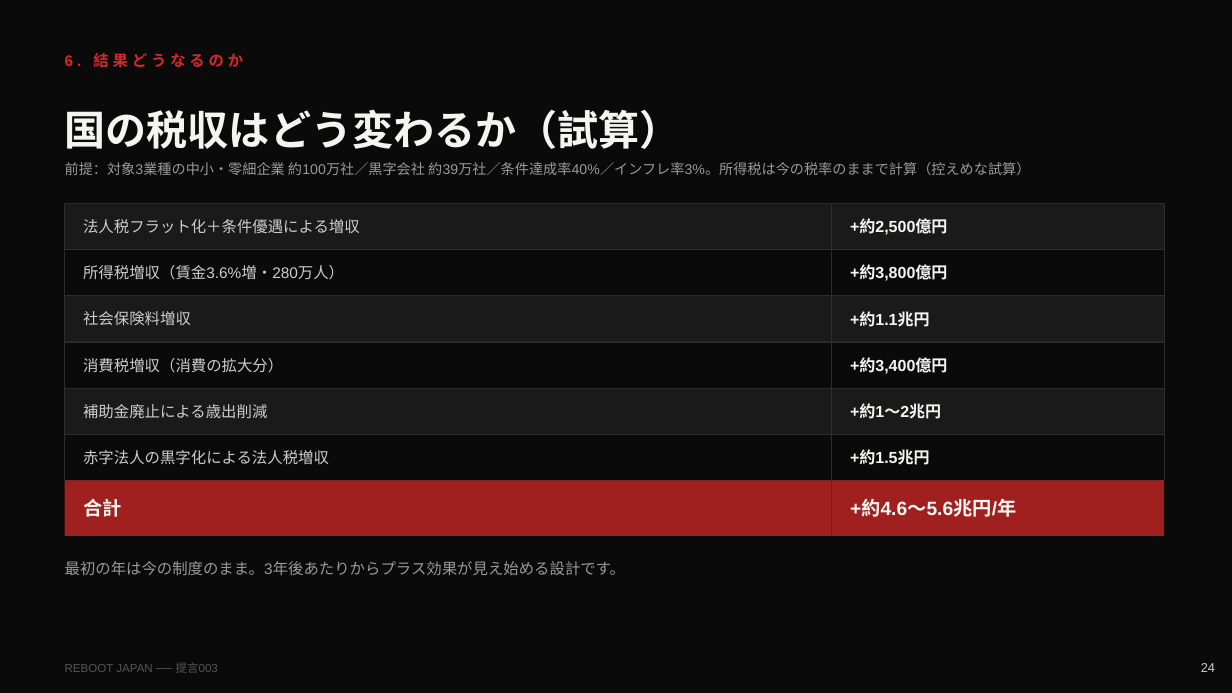
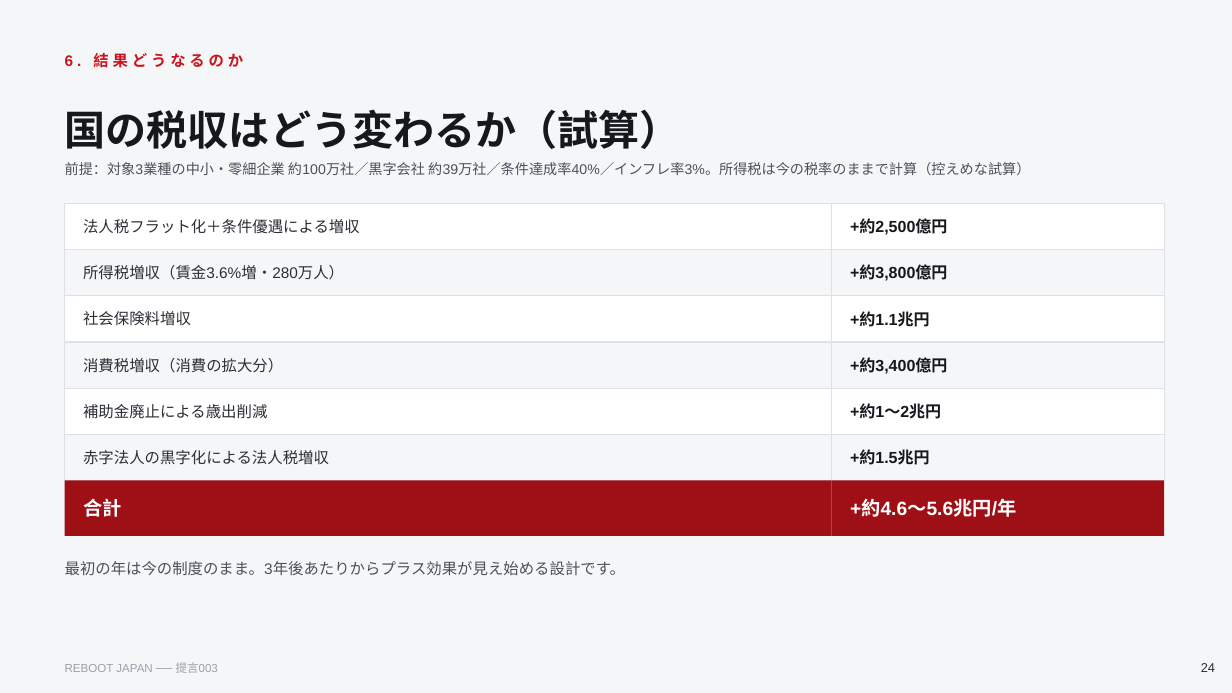
Before and after one commit to penny-wise-rgb/reboot-japan, a slide deck: slide 24 of policy/proposal_003.pptx. Drawn at 1232x693 pixels with LibreOffice and Linux fonts; fonts in the diff are those of the drawing. Boxes give left, top, right and bottom in pixels: in the first picture for what was removed or moved away, otherwise in the second. Text is boxed around its words. In the diff, an @@ line names an element or a change of style, - is before the commit and + after.

```diff
--- a/policy/proposal_003.pptx
+++ b/policy/proposal_003.pptx
@@ background #0A0A0A to #F5F6F8 @@
@@ text "6. 結果どうなるのか" at [65,53,243,68]: text colour #D62828 to #C8161D @@
@@ text "前提：対象3業種の中小・零細企業 約100万社／黒字会社 約39万社／条件達成率40%／インフレ率3%。所得税は今の税率 ..." at [65,162,1030,175]: text colour #999999 to #4B515C @@
@@ fill #1A1A1A to #FFFFFF; outline #2E2E2E 0.5 pt to #DDE0E6 0.5 pt in 6 elements at [832,203,1165,250], [832,296,1165,342], [832,388,1165,434], [65,203,832,250], [65,296,832,342], [65,388,832,434] @@
@@ fill #0A0A0A to #F5F6F8; outline #2E2E2E 0.5 pt to #DDE0E6 0.5 pt in 6 elements at [832,250,1165,296], [832,342,1165,388], [832,434,1165,481], [65,250,832,296], [65,342,832,388], [65,434,832,481] @@
@@ text colour #CCCCCC to #2B2F36 in 7 elements at [1201,663,1215,672], [83,219,360,234], [83,265,344,280], [83,311,191,326], [83,358,283,373], [83,404,267,419], [83,450,329,465] @@
@@ text colour #F5F5F0 to #16181D in 7 elements at [65,109,681,149], [850,219,947,235], [850,265,947,281], [850,312,930,327], [850,358,947,374], [850,404,941,419], [850,450,930,465] @@
@@ rectangle at [65,481,832,536]: fill #A01F1F to #9E1016 @@
@@ text "合計" at [83,498,121,517]: text colour #F5F5F0 to #FFFFFF @@
@@ rectangle at [832,481,1165,536]: fill #A01F1F to #9E1016 @@
@@ text "+約4.6〜5.6兆円/年" at [850,500,1016,517]: text colour #F5F5F0 to #FFFFFF @@
@@ text "最初の年は今の制度のまま。3年後あたりからプラス効果が見え始める設計です。" at [65,561,625,575]: text colour #999999 to #4B515C @@
@@ text "REBOOT JAPAN ── 提言003" at [65,662,218,673]: text colour #555555 to #9AA0AA @@
```
Also in this commit, not shown: 25 other slides changed, 12 other files.
